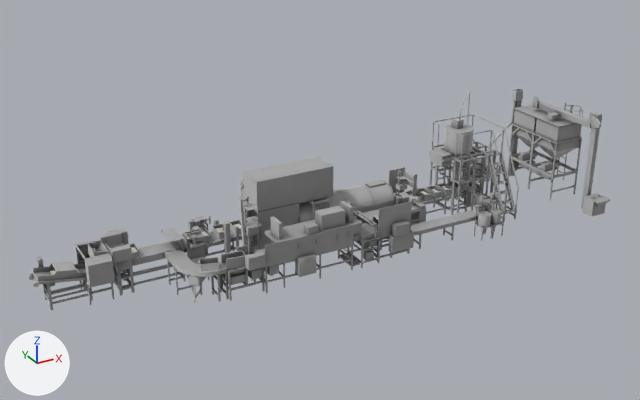
One commit to the glTF model zenjidou.gltf: the scene before it, then after it.
Rendered twice from a 50 mm camera at (-13.28, -22.27, 12.87) aimed at (-0.82, 0.38, 1.55). Every picture has the same lights, and +X, +Y and +Z are marked at lower left. Vertices at the same position are counted once.

In view in the first picture: 'zenjidouM.001'.
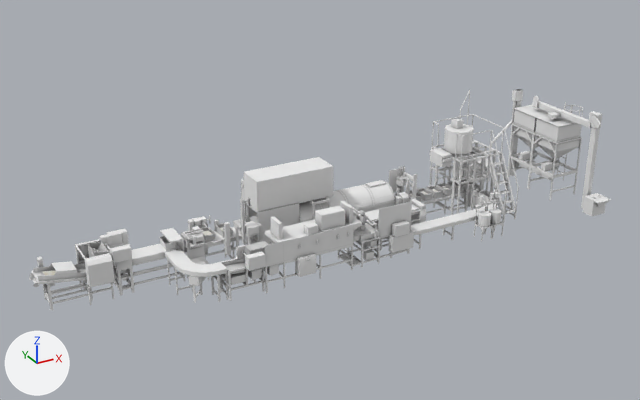
Where the newer file only moved an object's origin or applied its transform, the numbers keep the older frame.

Boxes [x1, y1, x2, y2] around the edits, measured in the pictures (640 x 400 px; the box of a moved part takes in the faces that stretch with it):
'zenjidouM.001', surface changed, reshaped: [29, 89, 611, 310] in both
part 1 of me_mesh_0, moved or reshaped: before [461, 180, 477, 192]; after [479, 190, 491, 202]
part 2 of me_mesh_0, added: after [405, 178, 410, 202]
part 3 of me_mesh_0, moved or reshaped: before [126, 243, 140, 258]; after [159, 235, 176, 251]
part 4 of me_mesh_0, moved or reshaped (not visible afterwards): before [473, 202, 492, 214]
part 5 of me_mesh_0, deleted: before [131, 198, 417, 271]
part 6 of me_mesh_0, moved or reshaped: before [50, 96, 601, 303]; after [42, 96, 601, 298]
part 7 of me_mesh_0, surface changed: [33, 89, 604, 305] in both

Edits to the bpy script that builds the scene:
```text
Add img_tex10:
    img_tex10 = load_image('tex10', '_unpacked/tex10', 2048, 2048, 'sRGB')
Change mat_mat:
    where n0 = _N.new('ShaderNodeBsdfPrincipled'); n0.name = 'Principled BSDF'
    remove n0.inputs[1].default_value = 1.0  # 'Metallic'
    n0.inputs[2].default_value: 1.0 -> 0.553  # 'Roughness'
    where n2 = _N.new('ShaderNodeTexImage'); n2.name = 'Image Texture'
    n2.image: img_image_0 -> img_tex10
    add n3 = _N.new('ShaderNodeMapping'); n3.name = 'Mapping'
    add n3.inputs[1].default_value = (0.0, 1.0, 0.0)  # 'Location'
    add n4 = _N.new('ShaderNodeUVMap'); n4.name = 'UV Map'
    add n4.uv_map = 'UVMap'
    add _L.new(n3.outputs[0], n2.inputs[0])  # 'Vector' to 'Vector'
    add _L.new(n4.outputs[0], n3.inputs[0])  # 'UV' to 'Vector'
Change me_mesh_0:
    used by ob_zenjidoum_001; location = (0.0, 0.0, 0.0)
    remove me_mesh_0.from_pydata(...)  # 11189 vertices, 22321 faces; spans x -9.9..10.1, y -2.5..2.5, z 0.0..3.6
    add me_mesh_0.from_pydata(...)  # 11209 vertices, 22327 faces; spans x -9.9..10.1, y -2.5..2.5, z 0.0..3.6
    me_mesh_0 part 1: the loose piece of 40 vertices spanning x 5.0..5.4, y 0.2..0.8, z 0.6..0.9 is moved by (0.0, -1.1, 0.0)
    me_mesh_0 part 2: a new loose piece, a box spanning x 2.296..2.366, y 0.034..0.161, z 0.93..1.749, in mat_mat
    me_mesh_0 part 3: the loose piece of 40 vertices spanning x -7.1..-6.8, y 0.3..1.0, z 1.0..1.2 is moved by (1.1, 0.0, 0.0)
    me_mesh_0 part 4: the loose piece of 40 vertices spanning x 4.1..4.8, y -1.4..-1.1, z 0.6..0.9 is moved by (-3.2, 0.0, 0.1)
    me_mesh_0 part 5: 19 loose pieces with 288 vertices, spanning x -7.9..2.3, y -1.5..1.0, z 0.6..2.4, are deleted
    me_mesh_0 part 6: 417 vertices moved within x -9.2..9.3, y -2.0..2.1, z 0.0..3.5; 606 vertices removed from x -9.3..6.0, y -1.4..1.5, z 0.0..2.5; 770 vertices added at x -9.5..6.0, y -1.5..1.4, z 0.0..2.5
    me_mesh_0 part 7: 5208 kept faces spanning x -9.9..10.1, y -2.5..2.5, z 0.0..3.6 get new texture (UV) coordinates
```
